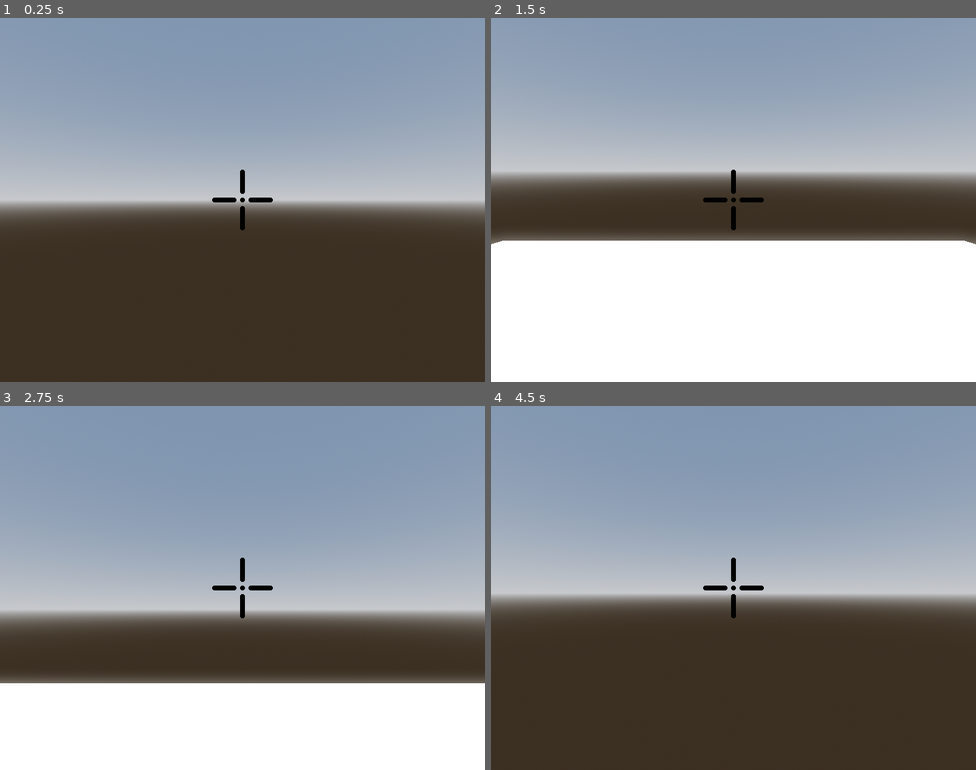
Above: before the commit, frames 1-4 (two rows, left to right).
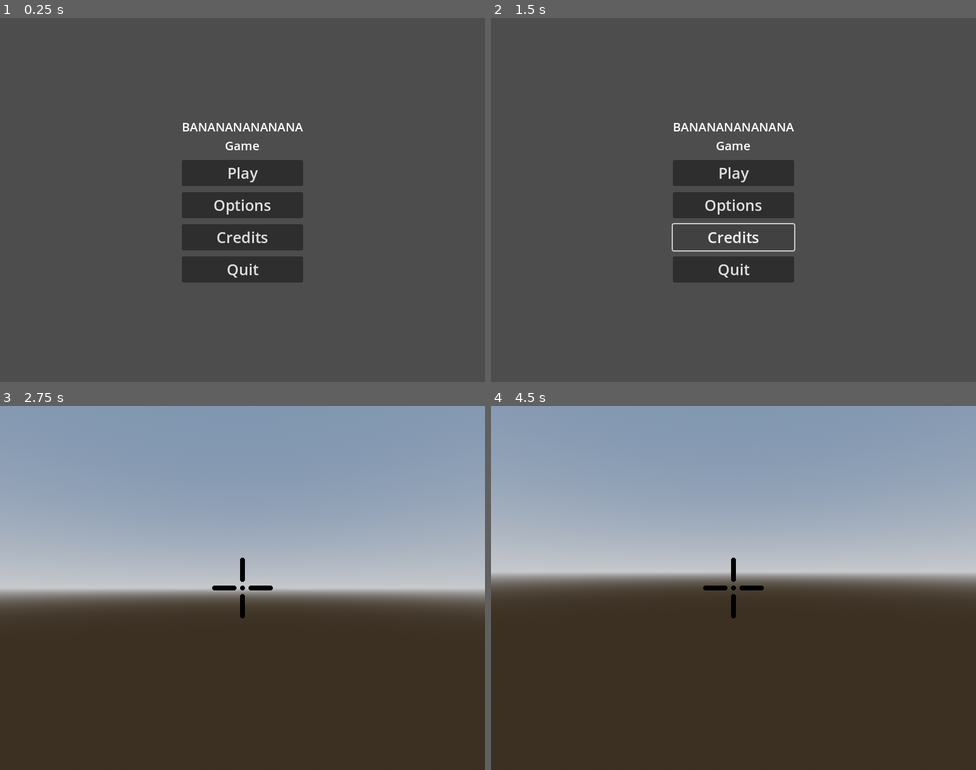
Above: after the commit, the same moments.

Repository: avndreas/Bigmode-2025
Game: Godot game, scene res://scenes/Universe.tscn
Same seed, same stepped clock (60 frames per second), same inputs: the game is played once before the commit and once after it. Before the commit the project starts from res://scenes/test.tscn.
Inputs (mouse positions are in pixels of both pictures, inside the frame that each line leads up to):
- Up to frame 1 (0.25 s): no input
- Up to frame 2 (1.5 s): click (733, 203) at 0.5 s, where only the run after the commit has a clickable "Options"; click (733, 236) at 1.25 s, where only the run after the commit has a clickable "Credits"
- Up to frame 3 (2.75 s): click (242, 558) at 2 s, where only the run after the commit has a clickable "Play"
- Up to frame 4 (4.5 s): tap Enter at 2.75 s; move the mouse to (757, 588) at 2.77 s; hold E (interact) 2.78-3.53 s; hold W (move_forward) from 2.78 s (still down); tap Space (jump) at 3.02, 3.77, 4.25 s; move the mouse to (709, 588) at 3.52 s; tap E (interact) at 3.6 s; move the mouse to (743, 580) at 4.27 s; hold E (interact) from 4.28 s (still down)

The runs differ from the first frame. In frame 1, 95% of the frame differs, in the area x 0-100%, y 0-100%; in frame 2, 95%; in frame 3, 35%; in frame 4, 9.8%.

Commit message:
Added menu screen
Signed-off-by: Ethan Wellenreiter <ewellenreiter@gmail.com>

Diff:
--- a/project.godot
+++ b/project.godot
@@ -11,9 +11,13 @@
 [application]
 
 config/name="omori shippuden"
-run/main_scene="res://scenes/test.tscn"
+run/main_scene="res://scenes/Universe.tscn"
 config/features=PackedStringArray("4.3", "Forward Plus")
 config/icon="res://icon.svg"
+
+[autoload]
+
+Universe="*res://scenes/Universe.tscn"
 
 [display]
 
@@ -65,7 +69,6 @@
 3d_physics/layer_3="Interactable"
 3d_physics/layer_4="Named"
 
-
 [rendering]
 
 lights_and_shadows/directional_shadow/soft_shadow_filter_quality=3
--- /dev/null
+++ b/scenes/Universe.tscn
@@ -0,0 +1,6 @@
+[gd_scene load_steps=2 format=3 uid="uid://dfim37g0f7c43"]
+
+[ext_resource type="Script" path="res://scripts/universe.gd" id="1_1vroa"]
+
+[node name="UniverseSingleton" type="Node"]
+script = ExtResource("1_1vroa")
--- /dev/null
+++ b/scenes/main_menu.tscn
@@ -0,0 +1,62 @@
+[gd_scene load_steps=2 format=3 uid="uid://lgjul71ba0r2"]
+
+[ext_resource type="Script" path="res://scripts/main_menu.gd" id="1_wfvwc"]
+
+[node name="MainMenu" type="Control"]
+layout_mode = 3
+anchors_preset = 15
+anchor_right = 1.0
+anchor_bottom = 1.0
+offset_left = 1280.0
+offset_top = 720.0
+offset_right = -1280.0
+offset_bottom = -720.0
+grow_horizontal = 2
+grow_vertical = 2
+script = ExtResource("1_wfvwc")
+
+[node name="AspectRatioContainer" type="AspectRatioContainer" parent="."]
+layout_mode = 1
+anchors_preset = 15
+anchor_right = 1.0
+anchor_bottom = 1.0
+grow_horizontal = 2
+grow_vertical = 2
+
+[node name="VBoxContainer" type="VBoxContainer" parent="AspectRatioContainer"]
+layout_mode = 2
+theme_override_constants/separation = 10
+alignment = 1
+
+[node name="Label" type="Label" parent="AspectRatioContainer/VBoxContainer"]
+layout_mode = 2
+theme_override_font_sizes/font_size = 20
+text = "BANANANANANANA
+Game"
+horizontal_alignment = 1
+
+[node name="Play" type="Button" parent="AspectRatioContainer/VBoxContainer"]
+layout_mode = 2
+theme_override_font_sizes/font_size = 25
+text = "Play"
+autowrap_mode = 3
+
+[node name="Options" type="Button" parent="AspectRatioContainer/VBoxContainer"]
+layout_mode = 2
+theme_override_font_sizes/font_size = 25
+text = "Options"
+
+[node name="Credits" type="Button" parent="AspectRatioContainer/VBoxContainer"]
+layout_mode = 2
+theme_override_font_sizes/font_size = 25
+text = "Credits"
+
+[node name="Quit" type="Button" parent="AspectRatioContainer/VBoxContainer"]
+layout_mode = 2
+theme_override_font_sizes/font_size = 25
+text = "Quit"
+
+[connection signal="pressed" from="AspectRatioContainer/VBoxContainer/Play" to="." method="_on_play_pressed"]
+[connection signal="pressed" from="AspectRatioContainer/VBoxContainer/Options" to="." method="_on_options_pressed"]
+[connection signal="pressed" from="AspectRatioContainer/VBoxContainer/Credits" to="." method="_on_credits_pressed"]
+[connection signal="pressed" from="AspectRatioContainer/VBoxContainer/Quit" to="." method="_on_quit_pressed"]
--- /dev/null
+++ b/scripts/main_menu.gd
@@ -0,0 +1,34 @@
+extends Control
+
+#@onready var play: Button = %Play
+#@onready var options: Button = %Options
+#@onready var credits: Button = %Credits
+#@onready var quit: Button = %Quit
+
+# Called when the node enters the scene tree for the first time.
+func _ready() -> void:
+	pass # Replace with function body.
+
+
+# Called every frame. 'delta' is the elapsed time since the previous frame.
+func _process(delta: float) -> void:
+	pass
+
+
+func _on_play_pressed() -> void:
+	#await get_tree().create_timer(20).timeout
+	#print("Pressed play")
+	Universe.switch_scene(2)
+	pass
+
+
+func _on_options_pressed() -> void:
+	pass # Replace with function body.
+
+func _on_credits_pressed() -> void:
+	Universe.switch_scene(3)
+	pass
+
+
+func _on_quit_pressed() -> void:
+	get_tree().quit()
--- /dev/null
+++ b/scripts/universe.gd
@@ -0,0 +1,54 @@
+extends Node
+class_name UniverseSingleton
+
+#@onready var universe: Node = $"."
+#@onready var timer_component: Timer = $TimerComponent
+
+@onready var this_scene = load("res://scenes/Universe.tscn")
+@onready var main_menu_scene = load("res://scenes/main_menu.tscn")
+#@onready var main_menu_scene = load("res://menus/title/3DMenuScene.tscn")
+@onready var level_one = load("res://scenes/test.tscn")
+#@onready var credits = load("res://menus/title/Credits.tscn")
+#@onready var opening_cutscene: = load("res://scenes/opening_cutscene.tscn")
+
+#@onready var current_level = -1
+@onready var current_scene: Node
+
+
+# Called when the node enters the scene tree for the first time.
+func _ready() -> void:
+	#get_tree().change_scene_to_packed(opening_cutscene)
+	switch_scene(1)
+	pass
+
+
+
+# Called every frame. 'delta' is the elapsed time since the previous frame.
+func _process(delta: float) -> void:
+	if (get_tree().current_scene != null):
+		current_scene = get_tree().current_scene
+	#print(get_tree().current_scene)
+	#pass
+
+func switch_scene(sceneNo: int) -> void:
+	match sceneNo:
+		#0:
+			#current_level = 0
+			#get_tree().change_scene_to_packed(opening_cutscene)
+		1:
+			#current_level = 1
+			get_tree().change_scene_to_packed(main_menu_scene)
+		2:
+			#current_level = 2
+			get_tree().change_scene_to_packed(level_one)
+		#3:
+			#current_level = 3
+			#get_tree().change_scene_to_packed(credits)
+	pass
+
+#func switch_scene(scene_name : String) -> void:
+	#var fullname = "res://levels/scenes/" + scene_name + ".tscn"
+	#if ResourceLoader.exists(fullname, "PackedScene"):
+		#get_tree().change_scene_to_packed(load(fullname))
+	#else:
+		#print("DEBUG: level "+scene_name+" doesn't exist at the path \"" +fullname + "\"")
